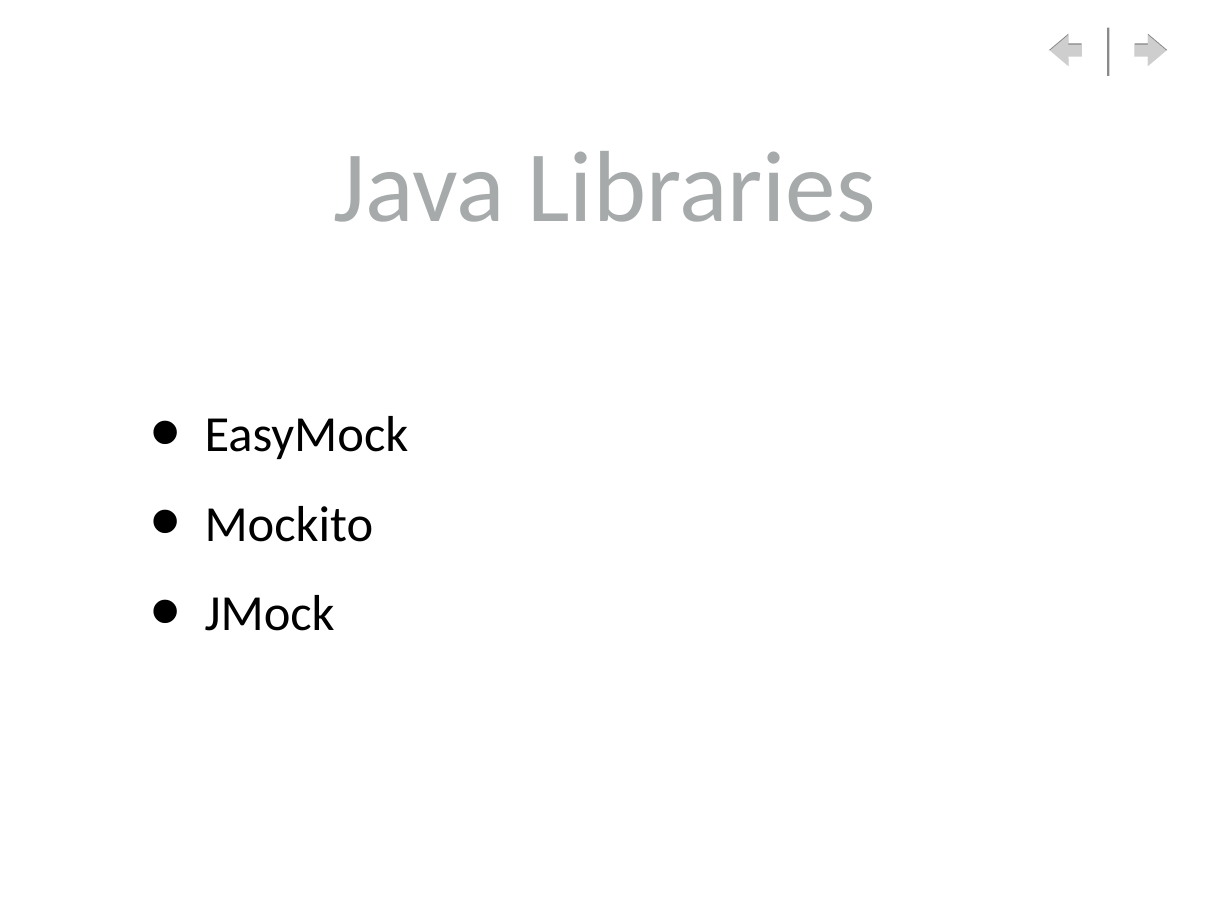
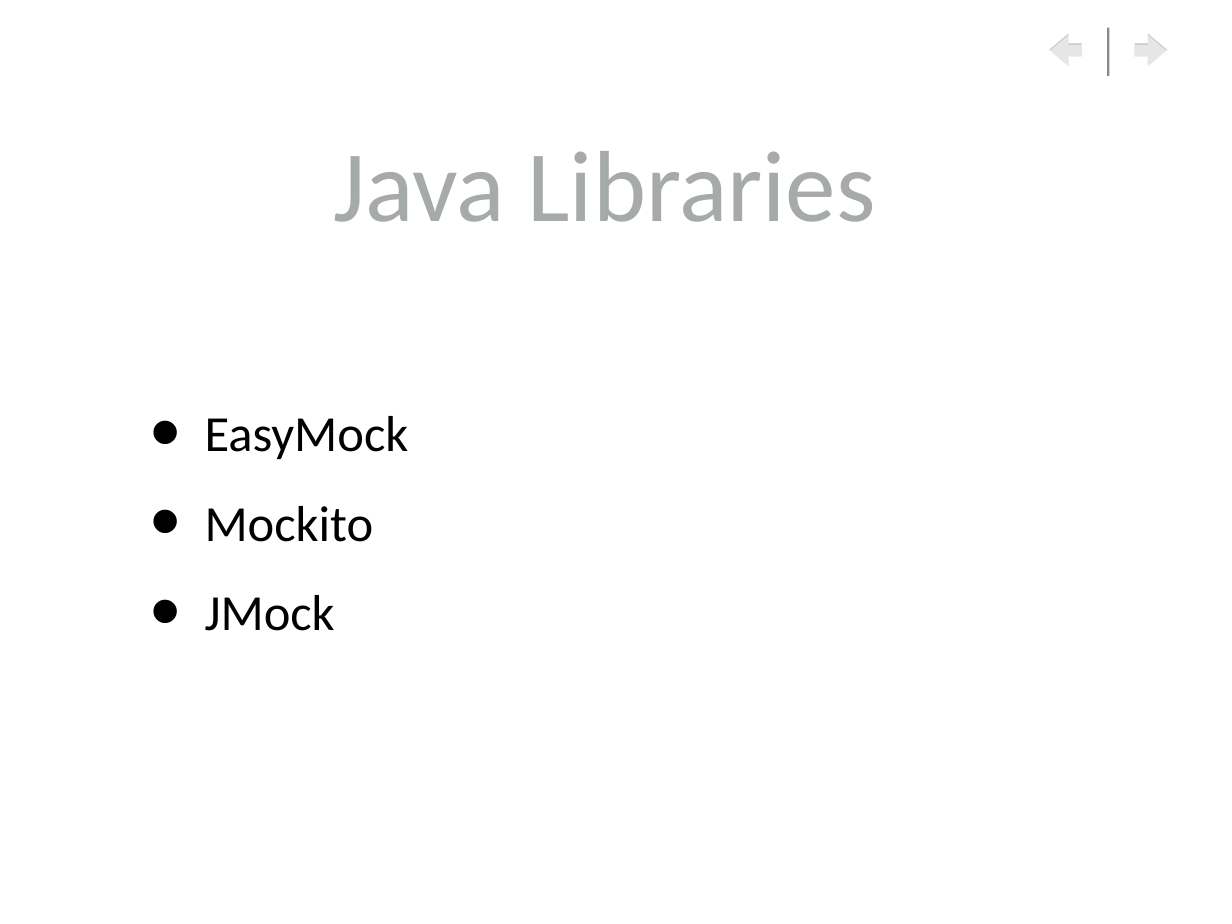
Before and after one commit to RaviVaranasi/mocktesting, a slide deck: slide 8 of docs/MockingGroovyTesting.ppt. Drawn at 1232x924 pixels with LibreOffice and Linux fonts; fonts in the diff are those of the drawing; background and template pictures are left out. Boxes give left, top, right and bottom in pixels: in the first picture for what was removed or moved away, otherwise in the second. Text is boxed around its words. In the diff, an @@ line names an element or a change of style, - is before the commit and + after.

```diff
--- a/docs/MockingGroovyTesting.ppt
+++ b/docs/MockingGroovyTesting.ppt
@@ right arrow at [1049,35,1082,68]: shadow changed @@
@@ right arrow at [1135,35,1167,68]: shadow changed @@
```
Also in this commit, not shown: 7 other slides changed.
